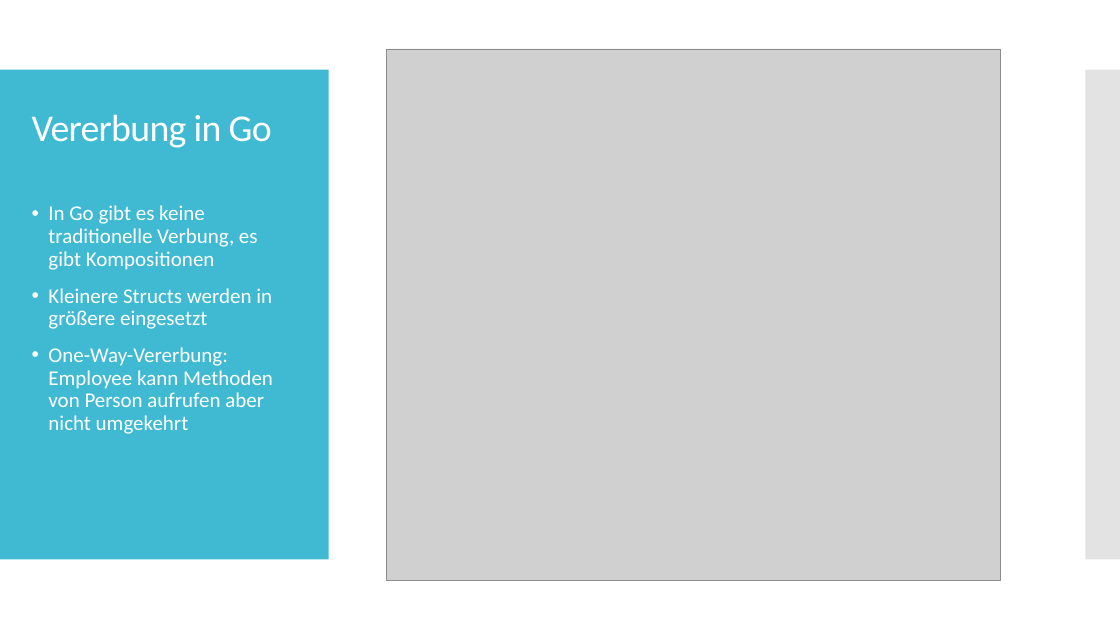
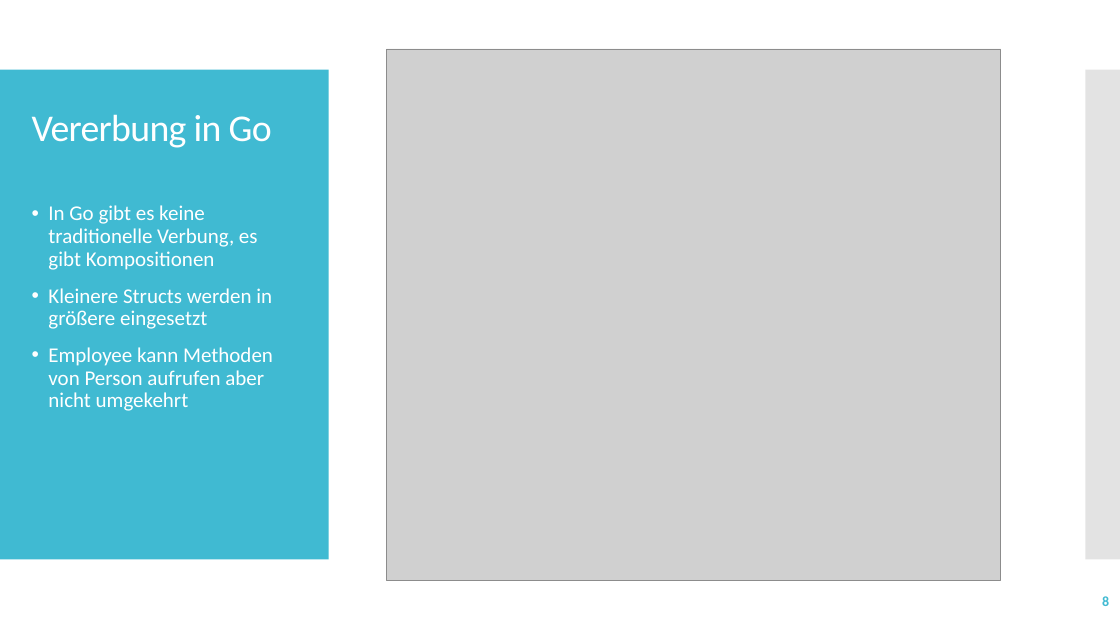
Before and after one commit to semi-doer/kp-semi-hasani, a slide deck: slide 8 of presentation/kp-semi-hasani-prensentation.pptx. Drawn at 1120x630 pixels with LibreOffice and Linux fonts; fonts in the diff are those of the drawing; grey boxes stand for pictures. Boxes give left, top, right and bottom in pixels: in the first picture for what was removed or moved away, otherwise in the second. Text is boxed around its words. In the diff, an @@ line names an element or a change of style, - is before the commit and + after.

```diff
--- a/presentation/kp-semi-hasani-prensentation.pptx
+++ b/presentation/kp-semi-hasani-prensentation.pptx
@@ text at (x1=48, y1=347, x2=273, y2=411): text changed @@
-• One-Way-Vererbung: Employee kann Methoden von Person aufrufen aber nicht umgekehrt
+• Employee kann Methoden von Person aufrufen aber nicht umgekehrt
@@ page number added at (x1=1102, y1=596, x2=1109, y2=606), 12 pt, text #40BAD2, bold @@
+8
```
Also in this commit, not shown: 10 other slides changed, 1 slide removed, 2 other files.
